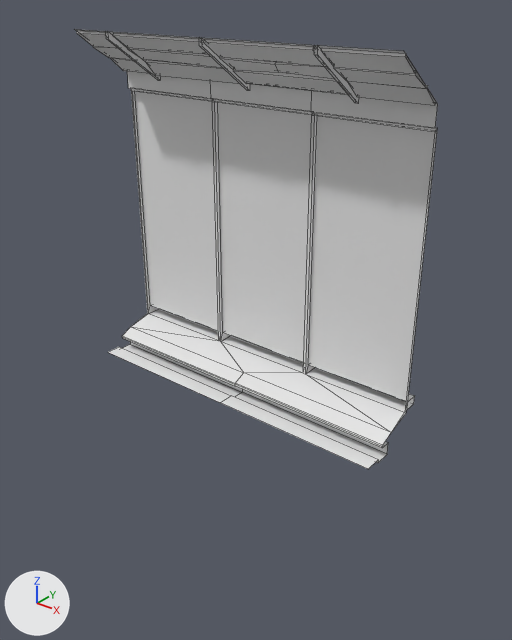
One commit to the FBX model Among us VR/Assets/Joanne/Objects/Wall2x1.fbx: the scene before it, then after it.
One viewpoint serves both versions: a 50 mm camera at (6.38, -7.64, 2.26) aimed at (4.06, -4.73, 0.46). Arrows for +X, +Y and +Z are at lower left; the lights stay in place. Mesh edges are drawn as thin lines. Where no turn or scale is listed for an object, it has been applied to the vertices. Vertices at the same position are counted once.

The older version as bpy lines, for what is in view:
```python
me_plane_083 = bpy.data.meshes.new('Plane.083')
me_plane_083.from_pydata(...)  # 205 vertices, 134 faces; spans x -1.0..1.0, y 0.0..0.48, z -0.02..2.0
ob_wall = bpy.data.objects.new('Wall', me_plane_083)
ob_wall.location = (4.0, -5.0, 0.0)
```
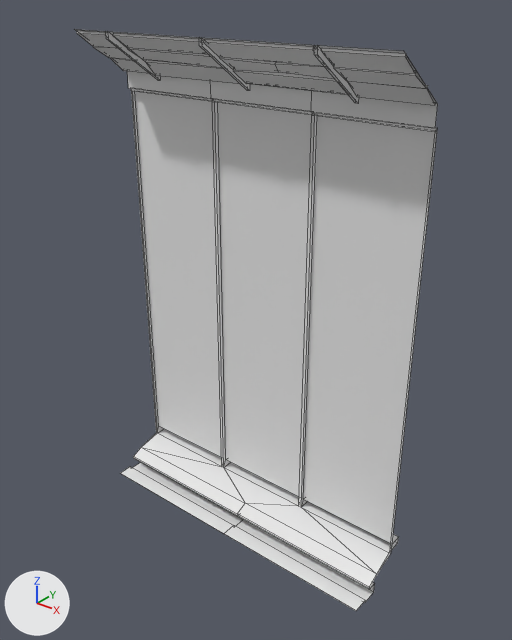
The newer file is also turned or shifted as a whole; pictures and numbers use the older file's frame.

Pixel boxes (x1, y1, x2, y2) of what changed, in the pictures (512 x 640 px; the box of a moved part takes in the faces that stretch with it):
'Wall', reshaped (32% taller)
    before: (75, 29, 438, 469)
    after: (75, 29, 438, 611)
part 1 of me_plane_083, moved or reshaped
    before: (108, 146, 421, 469)
    after: (121, 146, 421, 611)

What the commit changed:
me_plane_083 has 205 vertices, 134 faces and spans x -1.0..1.0, y 0.0..0.48, z -0.02..2.0.
me_plane_083 is used by ob_wall; location (4.0, -5.0, 0.0).
me_plane_083 part 1: all 53 vertices in x -1.0..1.0, y 0.0..0.48, z -0.02..0.2 are moved by (0.0, 0.0, -1.0).
